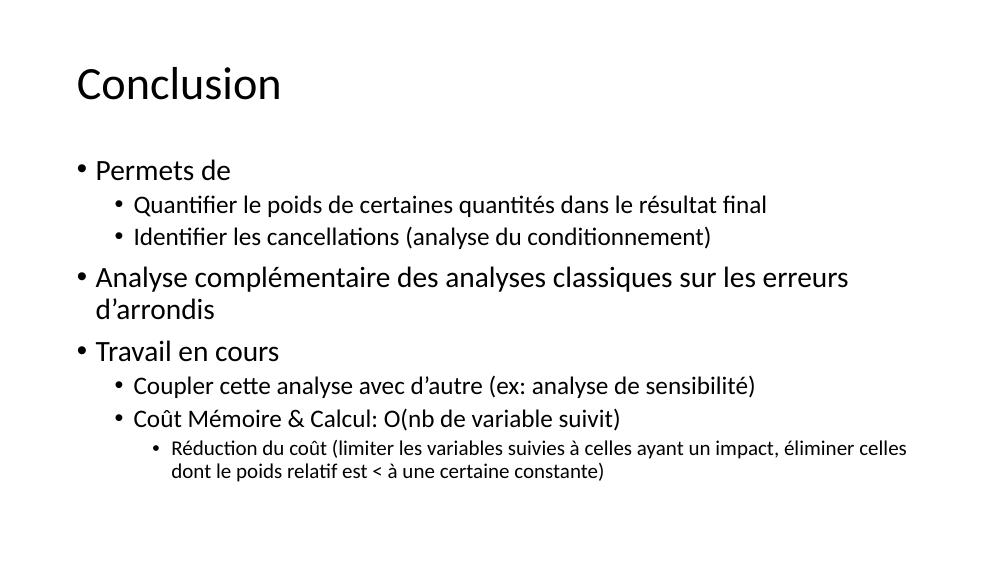
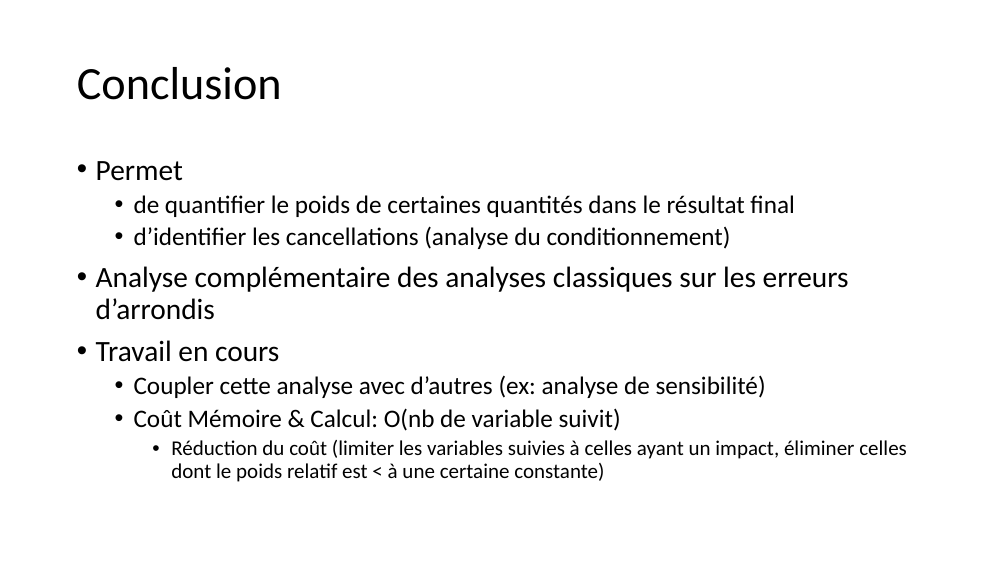
Before and after one commit to ddavid42/chromatic, a slide deck: slide 21 of Presentation/Représentation et analyse chromatique de l’influence des valeurs.odp. Drawn at 1008x567 pixels with LibreOffice and Linux fonts; fonts in the diff are those of the drawing. Boxes give left, top, right and bottom in pixels: in the first picture for what was removed or moved away, otherwise in the second. Text is boxed around its words. In the diff, an @@ line names an element or a change of style, - is before the commit and + after.

Commit message:
correct some typos in the presentation

```diff
--- a/Presentation/Représentation et analyse chromatique de l’influence des valeurs.odp
+++ b/Presentation/Représentation et analyse chromatique de l’influence des valeurs.odp
@@ text at box(96, 161, 794, 249): text changed @@
-• Permets de
-  • Quantifier le poids de certaines quantités dans le résultat final
-  • Identifier les cancellations (analyse du conditionnement)
+• Permet
+  • de quantifier le poids de certaines quantités dans le résultat final
+  • d’identifier les cancellations (analyse du conditionnement)
@@ text at box(134, 375, 766, 398): text changed @@
-  • Coupler cette analyse avec d’autre (ex: analyse de sensibilité)
+  • Coupler cette analyse avec d’autres (ex: analyse de sensibilité)
```
Also in this commit, not shown: 7 other slides changed.
